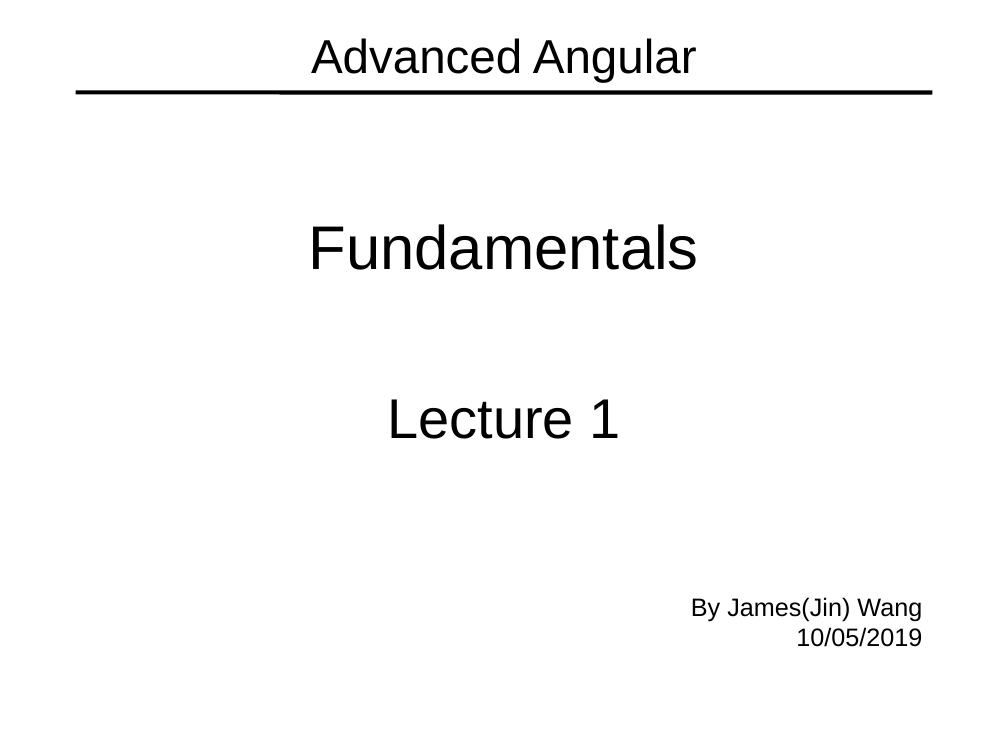
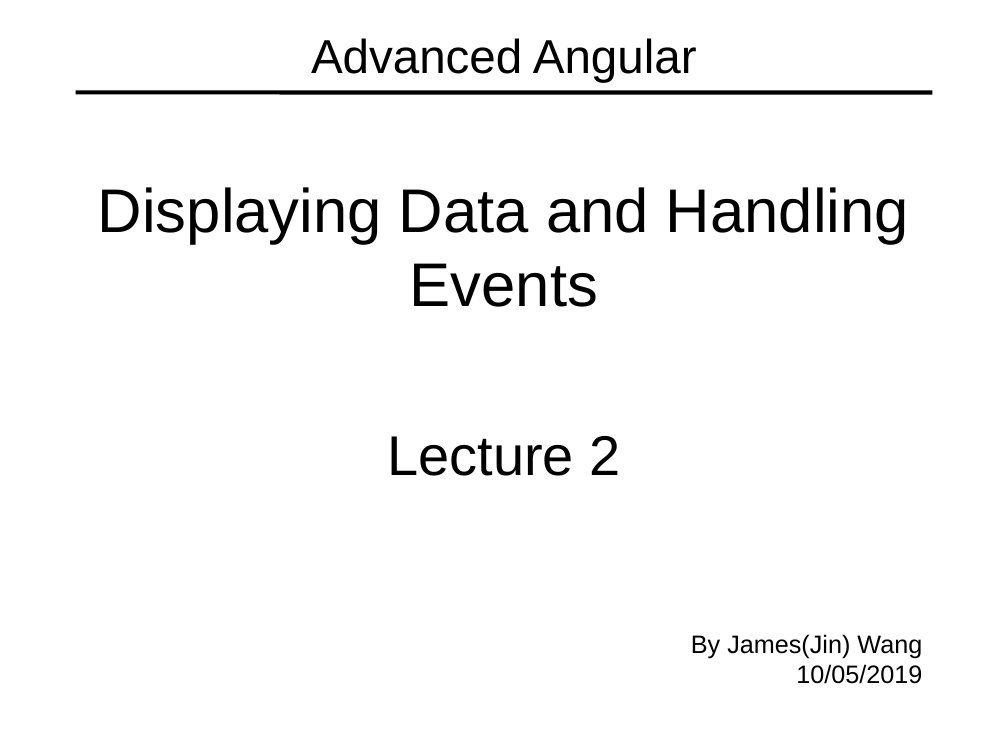
Before and after one commit to specter01wj/Jago_Link_Training, a slide deck: slide 1 of Angular/Angular7/Angular Advanced Course/Essentials/2.Displaying Data and Handling Events/L2_Displaying Data and Handling Events.ppt. Drawn at 1008x756 pixels with LibreOffice and Linux fonts; fonts in the diff are those of the drawing. Boxes give left, top, right and bottom in pixels: in the first picture for what was removed or moved away, otherwise in the second. Text is boxed around its words. In the diff, an @@ line names an element or a change of style, - is before the commit and + after.

```diff
--- a/Angular/Angular7/Angular Advanced Course/Essentials/2.Displaying Data and Handling Events/L2_Displaying Data and Handling Events.ppt
+++ b/Angular/Angular7/Angular Advanced Course/Essentials/2.Displaying Data and Handling Events/L2_Displaying Data and Handling Events.ppt
@@ text at <box>98,187,909,476</box>: text changed @@
-Fundamentals
-Lecture 1
+Displaying Data and Handling Events
+Lecture 2
```
Also in this commit, not shown: 1 slide added, 3 slides removed, 1 other file.
